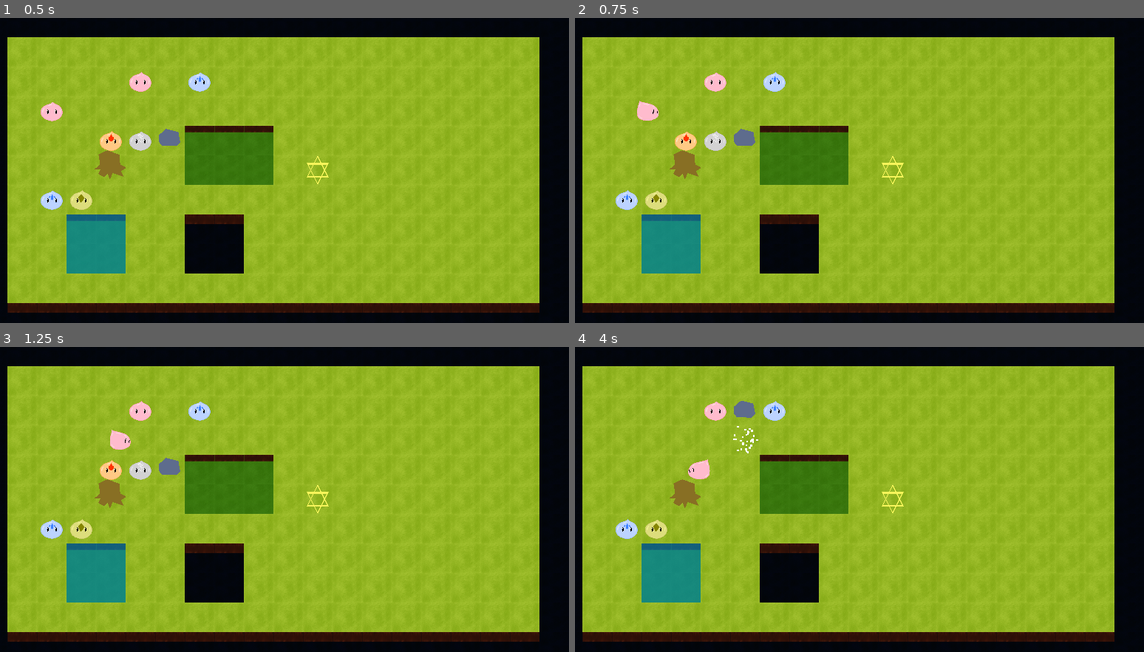
Above: before the commit, frames 1-4 (two rows, left to right).
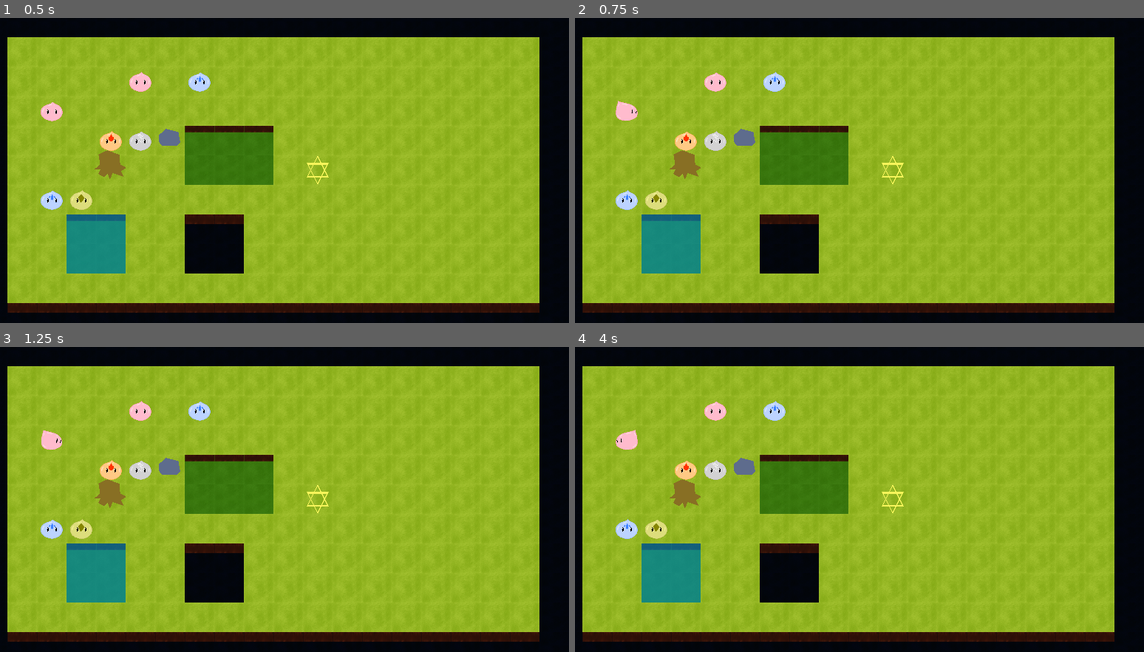
Above: after the commit, the same moments.

Repository: uspgamedev/crossover-slime
Game: Godot game, scene res://game/test_01/Game.tscn
The game is run twice, just before and just after one commit, with the same random seed, the same clock (stepped at 60 frames per second) and the same inputs.
Inputs:
- Up to frame 1 (0.5 s): no input
- Up to frame 2 (0.75 s): hold D (move_right) from 0.53 s (still down); hold Space (use_power) from 0.53 s (still down)
- Up to frame 3 (1.25 s): keep holding D (move_right); keep holding Space (use_power)
- Up to frame 4 (4 s): release D (move_right) at 1.28 s; release Space (use_power) at 1.28 s; hold S (move_down) 1.28-2.03 s; tap Space (use_power) at 1.35, 2.85 s; hold D (move_right) 2.03-2.78 s; hold Space (use_power) 2.03-2.78 s; hold W (move_up) 2.78-3.53 s; hold A (move_left) from 3.53 s (still down); hold Space (use_power) from 3.53 s (still down)

Frame 1 is identical in both runs. In frame 2, 0.4% of the frame differs, in the area x 7-15%, y 27-34%; in frame 3, 0.4%; in frame 4, 1.1%, in the area x 7-33%, y 17-44%.
Error after the commit: Parse Error: The identifier "LaserBeam" isn't declared in the current scope. (res://property/hazard/Hazard.gd:21)

Commit message:
laser v1

Diff:
--- /dev/null
+++ b/entity/laser/Laser.tscn
@@ -0,0 +1,13 @@
+[gd_scene load_steps=3 format=2]
+
+[ext_resource path="res://entity/Entity.tscn" type="PackedScene" id=1]
+[ext_resource path="res://property/laser_caster/LaserCaster.gd" type="Script" id=2]
+
+[node name="Laser" instance=ExtResource( 1 )]
+
+[node name="Polygon2D" type="Polygon2D" parent="." index="0"]
+color = Color( 0.592157, 0, 1, 1 )
+polygon = PoolVector2Array( 0, -24, -8, -16, -8, 0, 0, 8, 8, 0, 8, -16, 0, -24 )
+
+[node name="LaserCaster" type="Node2D" parent="." index="1"]
+script = ExtResource( 2 )
--- /dev/null
+++ b/entity/laser_beam/LaserBeam.tscn
@@ -0,0 +1,13 @@
+[gd_scene load_steps=3 format=2]
+
+[ext_resource path="res://entity/Entity.tscn" type="PackedScene" id=1]
+[ext_resource path="res://property/laser_beam/LaserBeam.gd" type="Script" id=2]
+
+[node name="LaserBeam" instance=ExtResource( 1 )]
+
+[node name="Line2D" type="Line2D" parent="." index="0"]
+points = PoolVector2Array( -63.6682, 27.6948, 65.8551, -38.7748 )
+default_color = Color( 0.592157, 0, 1, 1 )
+
+[node name="LaserBeam" type="Node2D" parent="." index="1"]
+script = ExtResource( 2 )
--- /dev/null
+++ b/property/block_laser/BlockLaser.gd
@@ -0,0 +1,4 @@
+class_name BlockLaser extends Property
+
+func _handle_effect(_stage: Stage, _entity: Entity, _effect: Dictionary):
+	pass
--- a/property/hazard/Hazard.gd
+++ b/property/hazard/Hazard.gd
@@ -16,3 +16,7 @@
 						entity.queue_free()
 					elif entity.has_property(PoweredByFire):
 						entity.queue_free()
+
+				var entity_type := stage.get_entity_at(entity.tile)
+				if entity.has_property(LaserBeam):
+					entity.queue_free()
--- /dev/null
+++ b/property/laser_beam/LaserBeam.gd
@@ -0,0 +1,35 @@
+class_name LaserBeam extends Property
+
+var dir = Vector2.ZERO
+var is_active = true
+
+func _handle_effect(stage: Stage, entity: Entity, effect: Dictionary):
+	match effect:
+		{ "type": "tick" }:
+			var entity_type := stage.get_entity_at(entity.tile)
+			if entity_type.has_property(BlockLaser):
+
+				stage.apply_effect(entity, {
+					type = "block",
+					is_blocked = true
+				})
+			else:
+				stage.apply_effect(entity, {
+					type = "block",
+					is_blocked = false
+				})
+		{ "type": "block", "is_blocked": var value }:
+			entity.visible = value
+			is_active = value
+			toggle_neighbors(stage, entity, value)
+		{ "type": "set_direction", "dir": var _dir }:
+			dir = _dir
+
+
+func toggle_neighbors(_stage, _entity, _is_blocked):
+	var target_entity = _stage.get_entity_at(_entity.tile + dir)
+	if target_entity and target_entity.get_class() == _entity.get_class():
+		_stage.apply_effect(target_entity, {
+			type = "block",
+			is_blocked = _is_blocked
+		})
--- /dev/null
+++ b/property/laser_caster/LaserCaster.gd
@@ -0,0 +1,32 @@
+class_name LaserCaster extends Property
+
+export(String, "Right", "Left", "Up", "Down") var dir
+
+onready var beam_scn = preload("res://entity/laser_beam/LaserBeam.tscn")
+
+var once = true
+
+const DIRS = {
+	"Right": Vector2.RIGHT,
+	"Left": Vector2.LEFT,
+	"Up": Vector2.UP,
+	"Down": Vector2.DOWN,
+}
+
+func _handle_effect(stage: Stage, entity: Entity, effect: Dictionary):
+	match effect:
+		{ "type": "tick" }:
+			if once:
+				once = false
+				var map := stage.get_map()
+				var new_beam_pos = entity.tile + DIRS[dir]
+				while map.get_tile_type(new_beam_pos) != Map.DEEP_PIT_TILES[0]:
+					print_debug(new_beam_pos)
+					var beam := beam_scn.instance() as Node2D
+					beam.tile = new_beam_pos
+					stage.add_child(beam)
+					beam.apply_effect(stage, {
+						type = "set_direction",
+						dir = DIRS[dir]
+					})
+					new_beam_pos += DIRS[dir]
--- a/property/movable/Movable.gd
+++ b/property/movable/Movable.gd
@@ -5,7 +5,7 @@
 		{ "type": "move", "dir": var dir }:
 			var new_tile := entity.tile + dir as Vector2
 			var block := stage.get_entity_at(new_tile)
-			if block != null:
+			if block != null and not block.has_property(LaserBeam):
 				var collide_effect := {
 					type = "collide",
 					with = entity,
